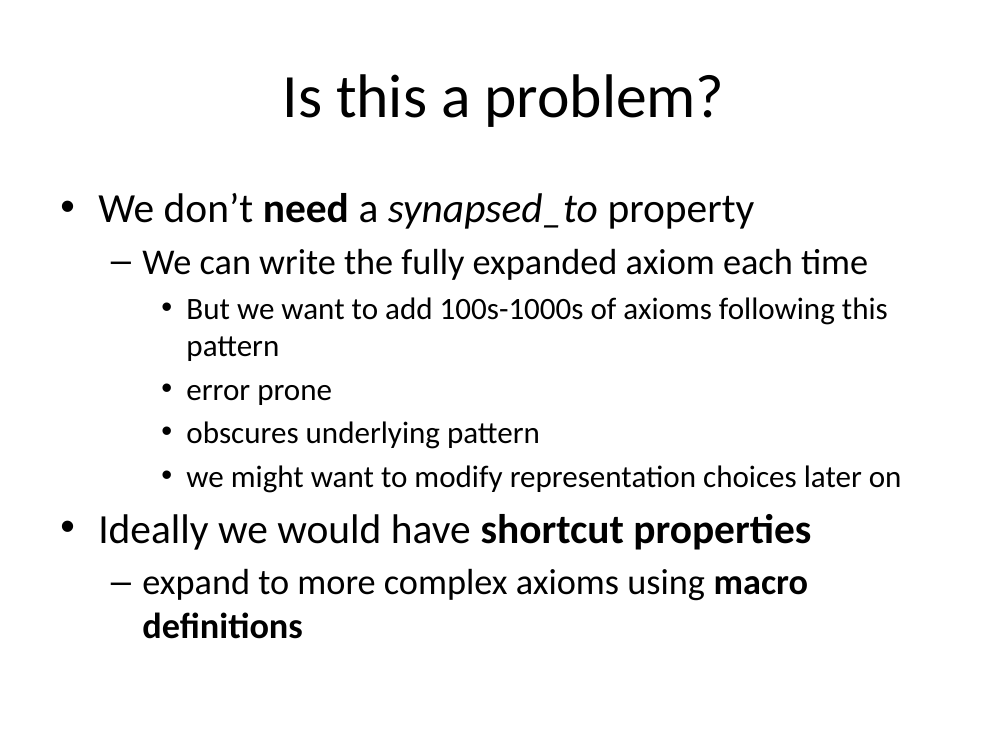
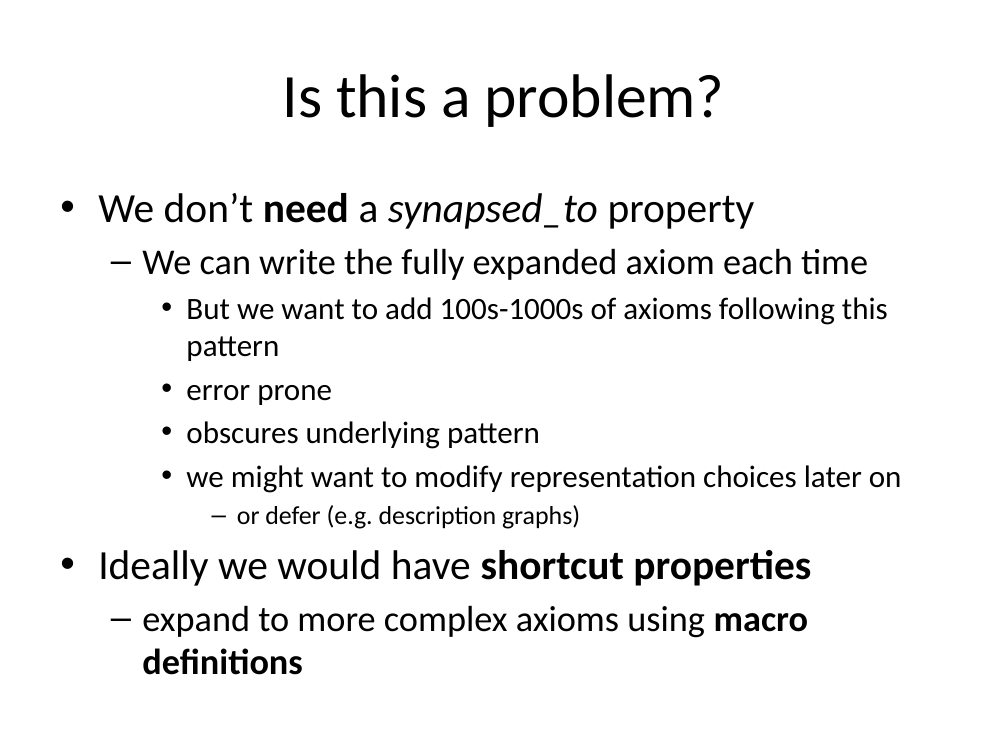
Before and after one commit to cmungall/obo2owl, a slide deck: slide 8 of papers/owled-macros-panel.pptx. Drawn at 1008x756 pixels with LibreOffice and Linux fonts; fonts in the diff are those of the drawing. Boxes give left, top, right and bottom in pixels: in the first picture for what was removed or moved away, otherwise in the second. Text is boxed around its words. In the diff, an @@ line names an element or a change of style, - is before the commit and + after.

```diff
--- a/papers/owled-macros-panel.pptx
+++ b/papers/owled-macros-panel.pptx
@@ text at (237,505,580,529): paragraph added @@
+      – or defer (e.g. description graphs)
```
Also in this commit, not shown: 5 other slides changed.
